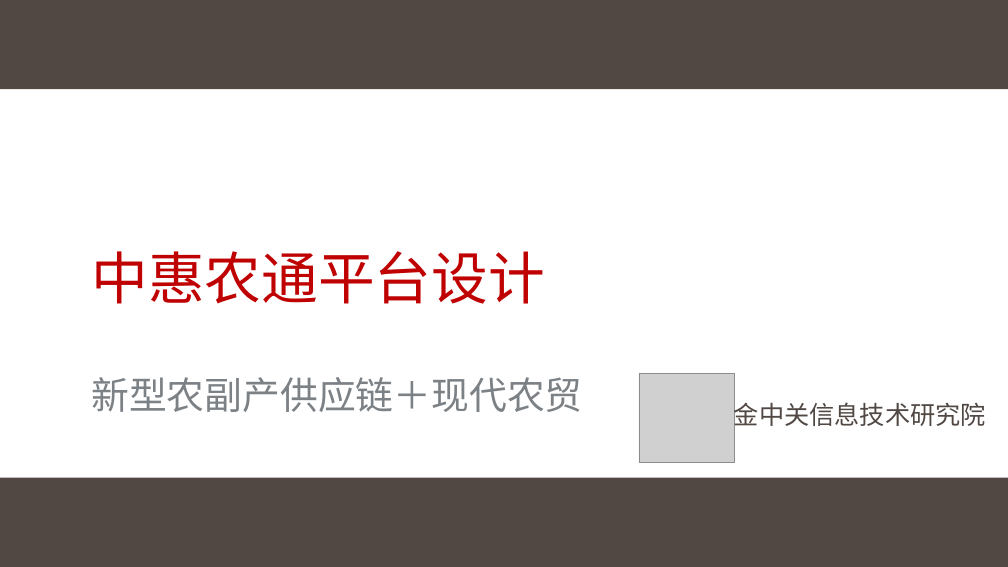
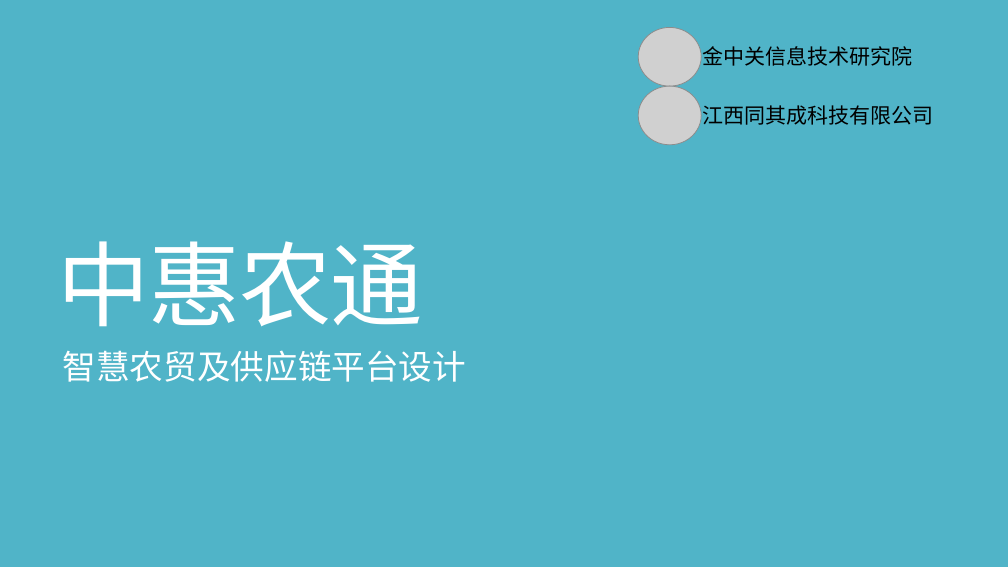
Before and after one commit to jzgi/chainsmart, a slide deck: slide 1 of Docs/中惠农通平台设计.pptx. Drawn at 1008x567 pixels with LibreOffice and Linux fonts; fonts in the diff are those of the drawing; grey boxes stand for pictures; background and template pictures are left out. Boxes give left, top, right and bottom in pixels: in the first picture for what was removed or moved away, otherwise in the second. Text is boxed around its words. In the diff, an @@ line names an element or a change of style, - is before the commit and + after.

```diff
--- a/Docs/中惠农通平台设计.pptx
+++ b/Docs/中惠农通平台设计.pptx
@@ rectangle removed at <box>0,0,1008,89</box> @@
@@ rectangle added at <box>0,0,1008,567</box>, fill #50B4C8 @@
@@ picture: place and size @@
-picture at <box>639,373,735,462</box>
+picture at <box>638,27,701,86</box>
@@ text "金中关信息技术研究院": place and size @@
-text "金中关信息技术研究院" at <box>734,398,986,431</box>
+text "金中关信息技术研究院" at <box>702,46,912,66</box>
@@ text "金中关信息技术研究院" at <box>702,46,912,66</box>: size 24 to 20 pt, text colour #514843 to #000000 @@
@@ title "中惠农通" at <box>57,241,423,327</box>: vertical alignment middle to bottom @@
@@ picture added at <box>638,86,701,145</box> @@
@@ text added at <box>702,105,933,125</box>, 20 pt, text #000000 @@
+江西同其成科技有限公司
@@ title at <box>57,241,423,327</box>: text changed; size 54 to 88 pt; text colour #BF0102 to #FFFFFF @@
-中惠农通平台设计
+中惠农通
@@ subtitle at <box>63,350,466,382</box>: text changed; size 36 to 32 pt; text colour #7C8186 to #FFFFFF @@
-新型农副产供应链＋现代农贸
+智慧农贸及供应链平台设计
@@ rectangle removed at <box>0,478,1008,567</box> @@
```
Also in this commit, not shown: 38 other slides changed, 5 slides added, 1 slide removed, 52 other files.
